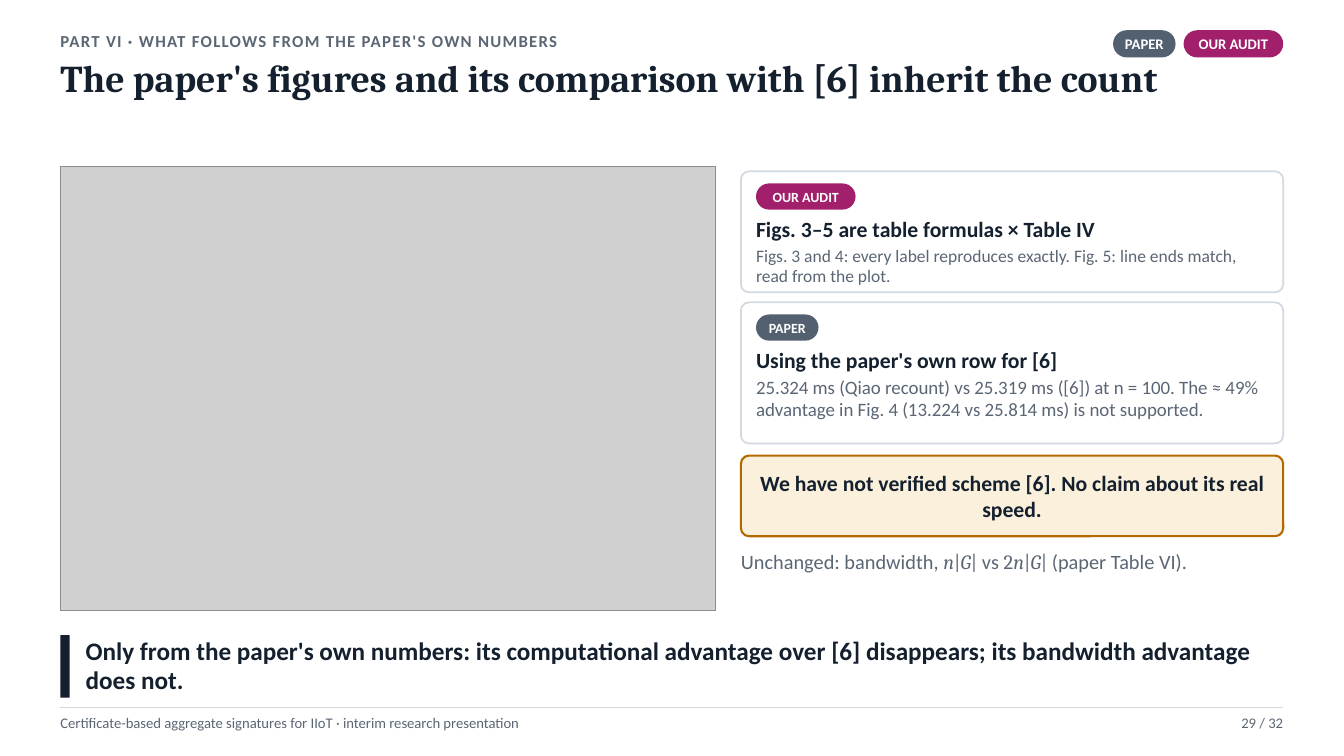
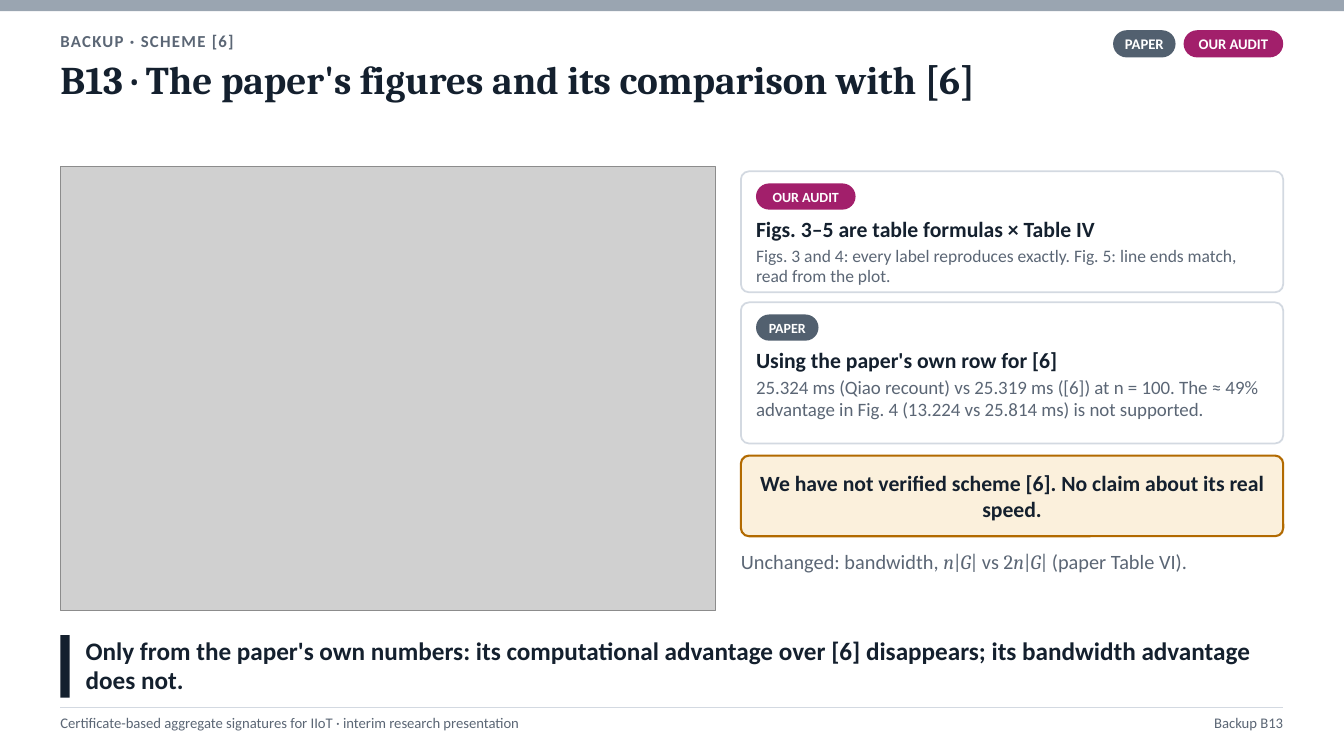
Before and after one commit to Anurag-1205/Certificate-Based-Aggregate-Signature, a slide deck: slide 42 of presentation/CBAS_Interim_Presentation.pptx (slide 29 before the commit). Drawn at 1344x756 pixels with LibreOffice and Linux fonts; fonts in the diff are those of the drawing; grey boxes stand for pictures. Boxes give left, top, right and bottom in pixels: in the first picture for what was removed or moved away, otherwise in the second. Text is boxed around its words. In the diff, an @@ line names an element or a change of style, - is before the commit and + after.

```diff
--- a/presentation/CBAS_Interim_Presentation.pptx
+++ b/presentation/CBAS_Interim_Presentation.pptx
@@ rectangle added at box(0, 0, 1344, 11), fill #9AA5B1 @@
@@ text at box(60, 34, 234, 50): text changed @@
-PART VI · WHAT FOLLOWS FROM THE PAPER'S OWN NUMBERS
+BACKUP · SCHEME [6]
@@ text at box(60, 65, 975, 103): text changed; size 27 to 28 pt @@
-The paper's figures and its comparison with [6] inherit the count
+B13 · The paper's figures and its comparison with [6]
@@ text at box(1214, 718, 1283, 731): text changed @@
-29 / 32
+Backup B13
```
Also in this commit, not shown: 26 other slides changed, 2 slides added, 5 slides removed, 58 other files.
